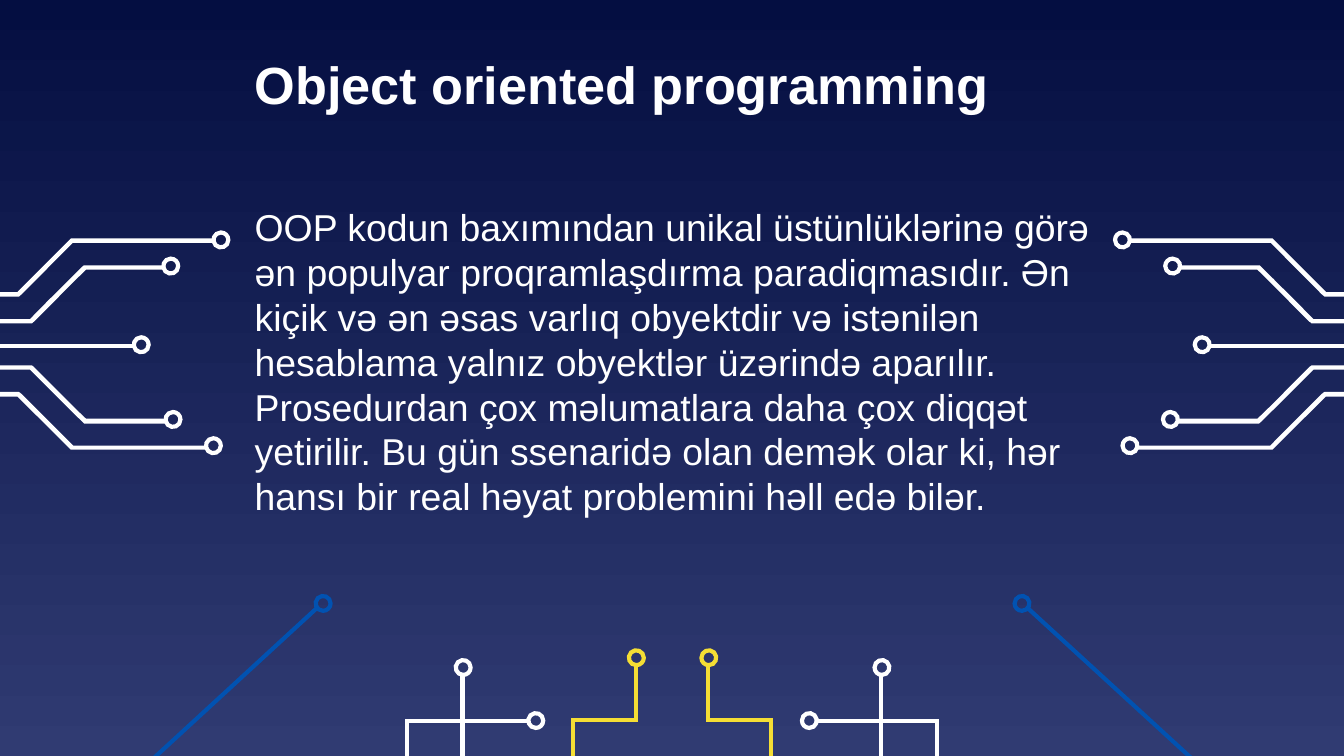
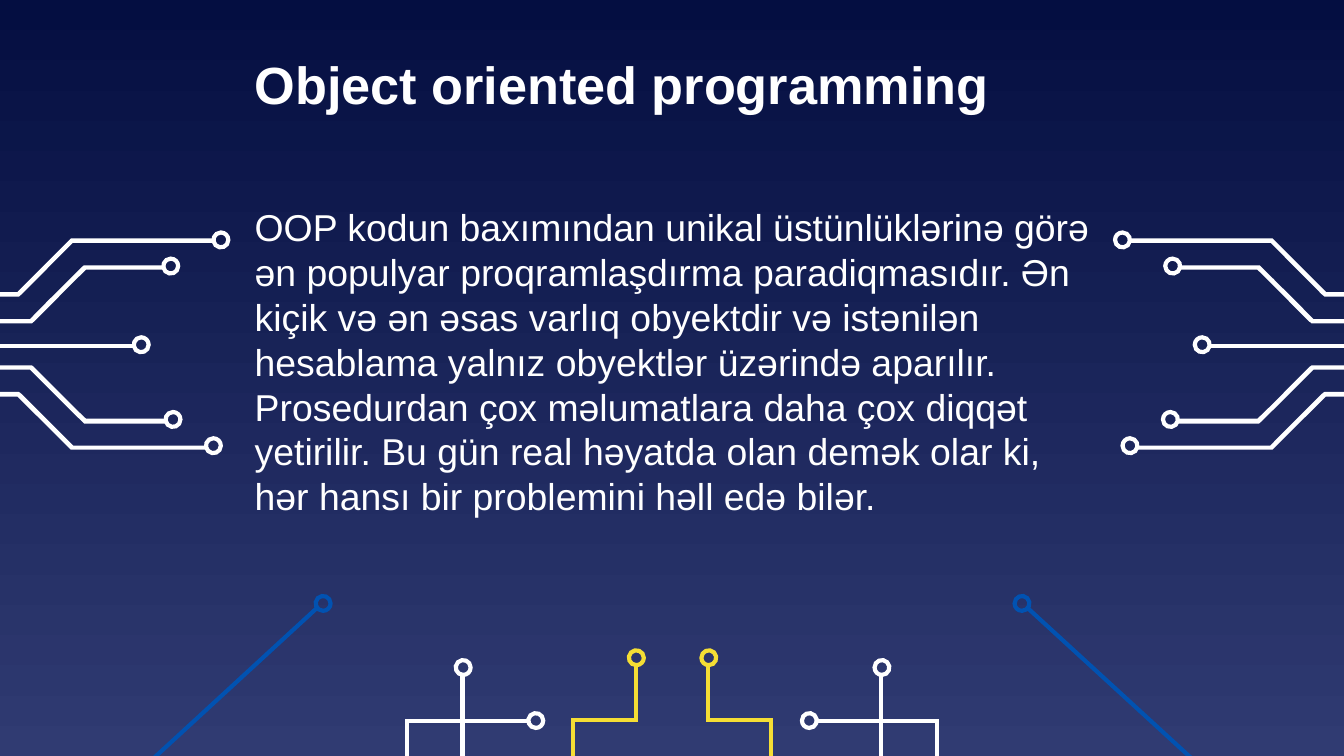
Before and after one commit to vasifaliyevv/Paradigm-slide, a slide deck: slide 6 of paradigms.pptx. Drawn at 1344x756 pixels with LibreOffice and Linux fonts; fonts in the diff are those of the drawing. Boxes give left, top, right and bottom in pixels: in the first picture for what was removed or moved away, otherwise in the second. Text is boxed around its words. In the diff, an @@ line names an element or a change of style, - is before the commit and + after.

Commit message:
paradigm slayd

```diff
--- a/paradigms.pptx
+++ b/paradigms.pptx
@@ text at bbox=[255, 214, 1089, 518]: text changed @@
-OOP kodun baxımından unikal üstünlüklərinə görə ən populyar proqramlaşdırma paradiqmasıdır. Ən kiçik və ən əsas varlıq obyektdir və istənilən hesablama yalnız obyektlər üzərində aparılır. Prosedurdan çox məlumatlara daha çox diqqət yetirilir. Bu gün ssenaridə olan demək olar ki, hər hansı bir real həyat problemini həll edə bilər.
+OOP kodun baxımından unikal üstünlüklərinə görə ən populyar proqramlaşdırma paradiqmasıdır. Ən kiçik və ən əsas varlıq obyektdir və istənilən hesablama yalnız obyektlər üzərində aparılır. Prosedurdan çox məlumatlara daha çox diqqət yetirilir. Bu gün real həyatda olan demək olar ki, hər hansı bir problemini həll edə bilər.
```
